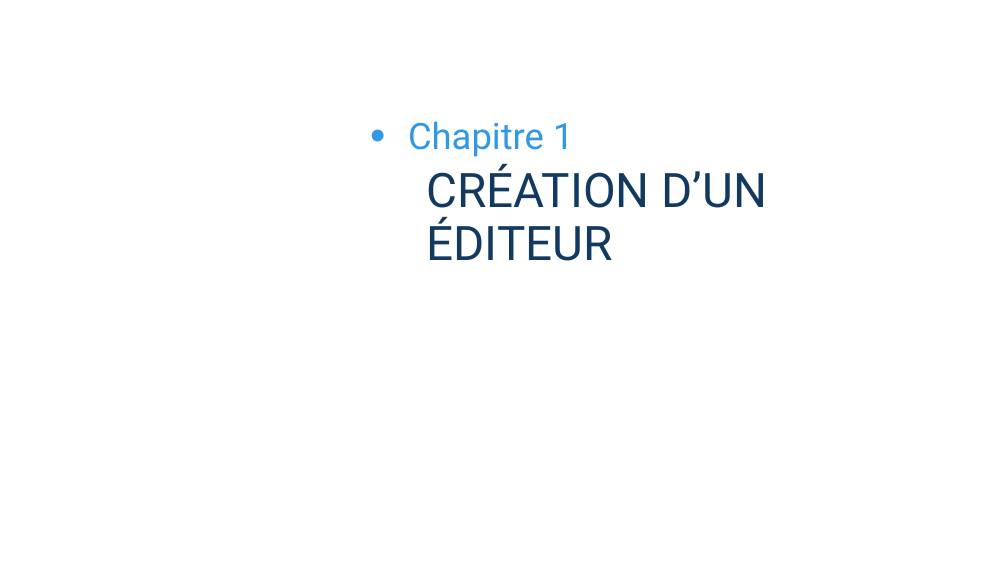
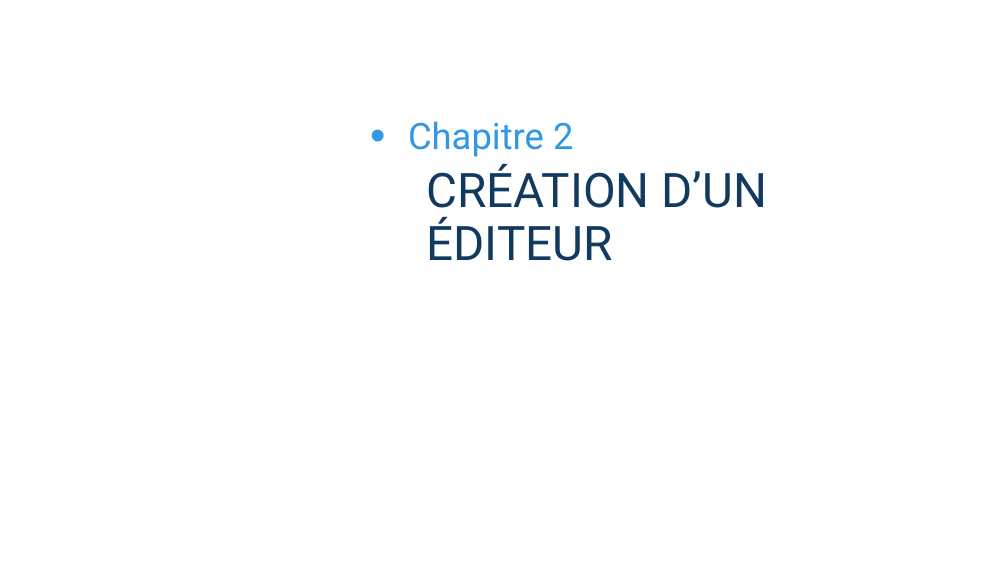
Before and after one commit to PolytechLyon-Etienne-Melanie/RPG, a slide deck: slide 4 of Diapo/DIapo.pptx (slide 2 before the commit). Drawn at 1008x567 pixels with LibreOffice and Linux fonts; fonts in the diff are those of the drawing; background and template pictures are left out. Boxes give left, top, right and bottom in pixels: in the first picture for what was removed or moved away, otherwise in the second. Text is boxed around its words. In the diff, an @@ line names an element or a change of style, - is before the commit and + after.

```diff
--- a/Diapo/DIapo.pptx
+++ b/Diapo/DIapo.pptx
@@ subtitle at (408, 121, 573, 157): text changed @@
-• Chapitre 1
+• Chapitre 2
```
Also in this commit, not shown: 4 other slides changed, 4 slides added, 4 slides removed, 1 other file.
